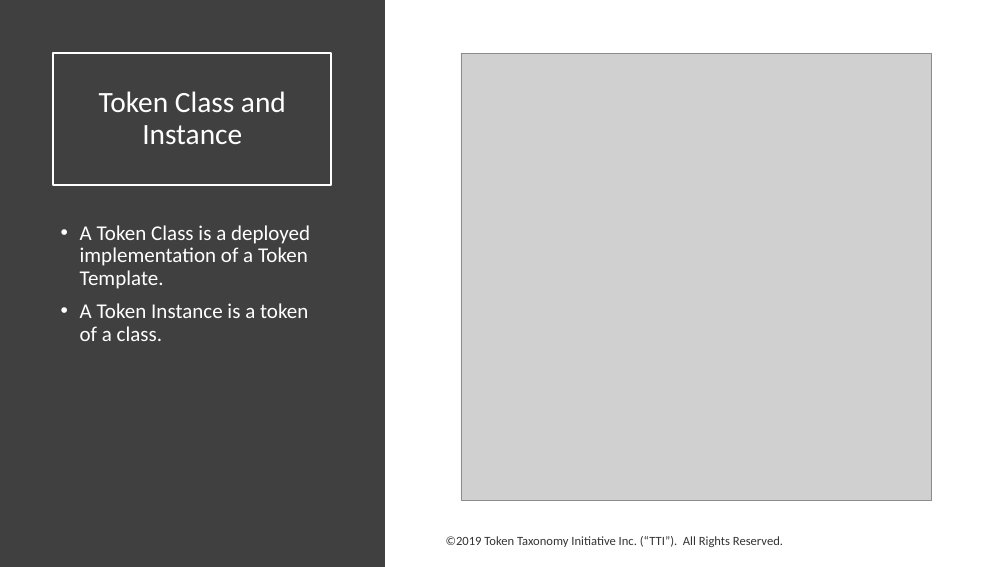
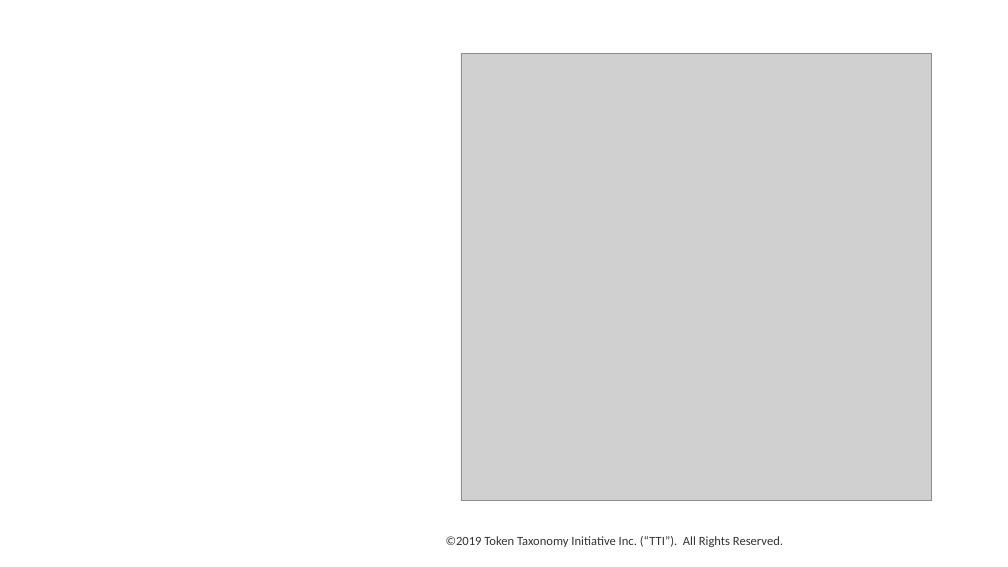
Before and after one commit to vipinsun/TokenTaxonomyFramework-pub, a slide deck: slide 5 of presentations/TTF-Presentation.pptx. Drawn at 1008x567 pixels with LibreOffice and Linux fonts; fonts in the diff are those of the drawing; grey boxes stand for pictures. Boxes give left, top, right and bottom in pixels: in the first picture for what was removed or moved away, otherwise in the second. Text is boxed around its words. In the diff, an @@ line names an element or a change of style, - is before the commit and + after.

Commit message:
Refactoring Model
Adding classification and Token Template calculation and validation.  Moving model out of artifacts folder and Artifact from the Token Template.

```diff
--- a/presentations/TTF-Presentation.pptx
+++ b/presentations/TTF-Presentation.pptx
@@ rectangle removed at bbox=[0, 0, 385, 567] @@
@@ title at bbox=[99, 91, 286, 144]: text removed @@
-Token Class and Instance
@@ text removed at bbox=[80, 225, 310, 341] @@
-• A Token Class is a deployed implementation of a Token Template.
-• A Token Instance is a token of a class.
```
Also in this commit, not shown: 23 other slides changed, 19 other files.
